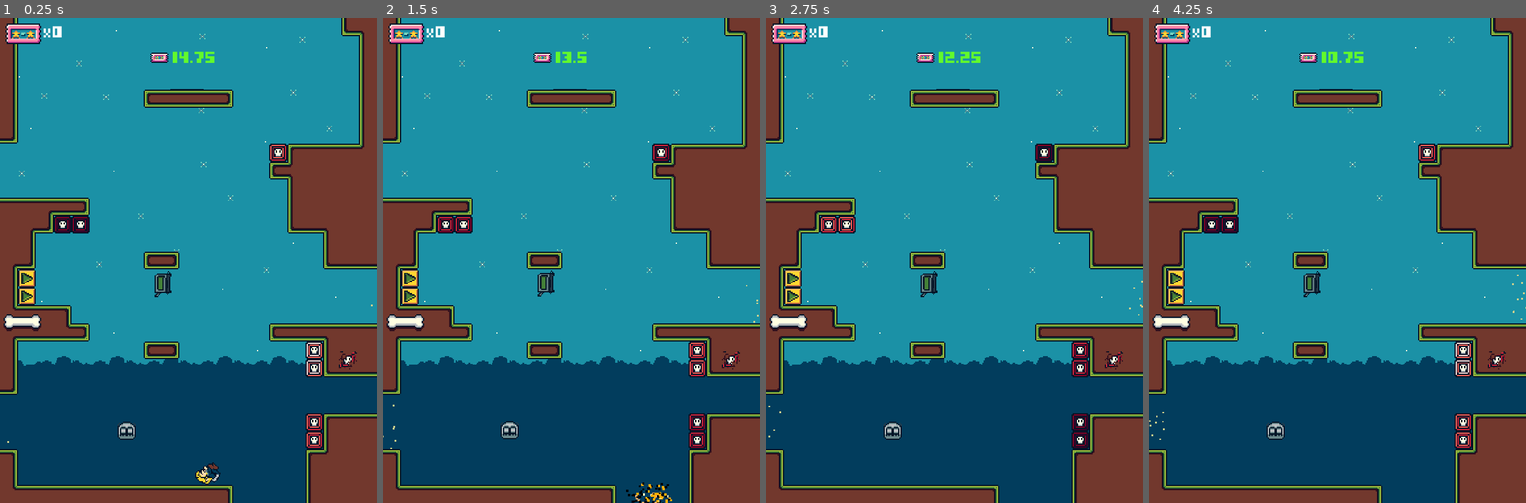
Above: before the commit, frames 1-4 (left to right).
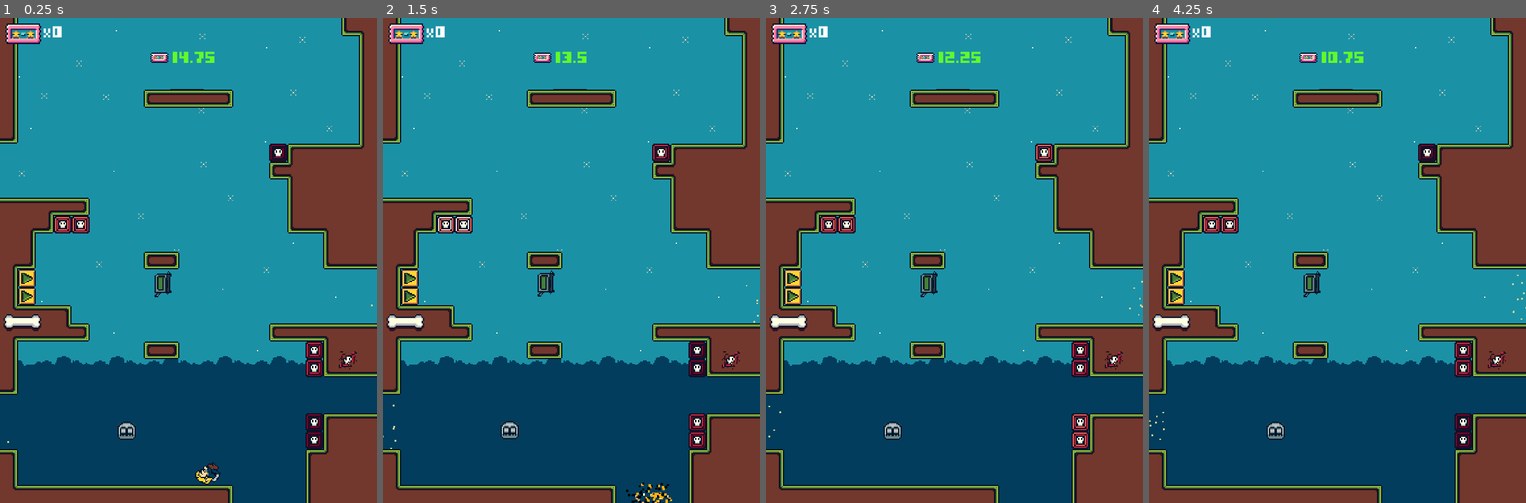
Above: after the commit, the same moments.

Repository: LateLearnerDev/Clamber
Game: Godot game, scene res://Levels/TestLevel.tscn
The game is run twice, just before and just after one commit, with the same random seed, the same clock (stepped at 60 frames per second) and the same inputs.
Inputs:
- Up to frame 1 (0.25 s): no input
- Up to frame 2 (1.5 s): tap Enter (ui_accept) at 0.5 s; hold Enter (ui_accept) 0.53-1.28 s; hold Right (ui_right) from 0.53 s (still down); tap R (rocket) at 1.35 s
- Up to frame 3 (2.75 s): tap Enter (ui_accept) at 1.52, 1.55, 1.82 s; release Right (ui_right) at 2.03 s; hold Left (ui_left) from 2.03 s (still down); hold Enter (ui_accept) from 2.03 s (still down); tap Q (shoot) at 2.1 s
- Up to frame 4 (4.25 s): release Left (ui_left) at 2.78 s; release Enter (ui_accept) at 2.78 s; hold Right (ui_right) from 2.78 s (still down); tap Enter (ui_accept) at 2.85, 3.02, 3.32, 3.77, 3.8, 4.07 s; hold R (rocket) from 3.53 s (still down)

The runs differ from the first frame. In frame 1, 0.4% of the frame differs, in the area x 14-86%, y 26-89%; in frame 2, 0.2%; in frame 3, 0.2%; in frame 4, 0.4%.

Commit message:
Fixed hanging issue
(probably badly)

Diff:
--- a/Clamber/Levels/TestLevel.tscn
+++ b/Clamber/Levels/TestLevel.tscn
@@ -83,43 +83,37 @@
 position = Vector2( 280, 304 )
 
 [node name="AnimatedSprite" parent="DeathBlock" index="0"]
-frame = 0
+frame = 2
 
 [node name="DeathBlock2" parent="." instance=ExtResource( 17 )]
 position = Vector2( 280, 320 )
 
 [node name="AnimatedSprite" parent="DeathBlock2" index="0"]
-frame = 0
+frame = 2
 
 [node name="DeathBlock3" parent="." instance=ExtResource( 17 )]
 position = Vector2( 280, 368 )
 
 [node name="AnimatedSprite" parent="DeathBlock3" index="0"]
-frame = 1
+frame = 3
 
 [node name="DeathBlock4" parent="." instance=ExtResource( 17 )]
 position = Vector2( 280, 384 )
 
 [node name="AnimatedSprite" parent="DeathBlock4" index="0"]
-frame = 1
+frame = 3
 
 [node name="DeathBlock7" parent="." instance=ExtResource( 17 )]
 position = Vector2( 248, 128 )
 
 [node name="AnimatedSprite" parent="DeathBlock7" index="0"]
-frame = 1
+frame = 3
 
 [node name="DeathBlock9" parent="." instance=ExtResource( 17 )]
 position = Vector2( 56, 192 )
 
-[node name="AnimatedSprite" parent="DeathBlock9" index="0"]
-frame = 3
-
 [node name="DeathBlock10" parent="." instance=ExtResource( 17 )]
 position = Vector2( 72, 192 )
-
-[node name="AnimatedSprite" parent="DeathBlock10" index="0"]
-frame = 3
 
 [node name="BounceBackTile" parent="." instance=ExtResource( 18 )]
 position = Vector2( 24, 240 )
--- a/Clamber/Scenes/Character/Character.gd
+++ b/Clamber/Scenes/Character/Character.gd
@@ -3,14 +3,15 @@
 
 export var is_facing_right := true
 
+var _is_hanging := false
 var _is_jumping := false
 var _velocity := Vector2.ZERO
 onready var sprite := $Sprite as Sprite
 
 
 func _physics_process(delta: float) -> void:
-	var snap := Vector2.DOWN * 32 if !_is_jumping else Vector2.ZERO
-	_velocity.y += Globals.DEFAULT_GRAVITY * delta
+	var snap := Vector2.DOWN * 8 if !_is_jumping else Vector2.ZERO
+	_velocity.y += Globals.DEFAULT_GRAVITY if !_is_hanging else 0
 	_velocity = move_and_slide_with_snap(_velocity, snap, Vector2.UP)
 
 
@@ -50,6 +51,9 @@
 	else:
 		sprite.flip_h = direction < 0
 
+func set_is_hanging(is_hanging: bool) -> void:
+	_is_hanging = is_hanging
+
 
 func stop_moving() -> void:
 	_velocity = Vector2.ZERO
--- a/Clamber/Scenes/Managers/PlayerManager/PlayerManager.gd
+++ b/Clamber/Scenes/Managers/PlayerManager/PlayerManager.gd
@@ -41,6 +41,8 @@
 
 
 func _physics_process(_delta: float) -> void:
+	# This is a crap way of making sure the player hangs, it is immediately overwritten when hanging
+	player_character.set_is_hanging(false)
 	camera.move(player_character.position)
 	if _is_unput_locked:
 		return
@@ -76,6 +78,7 @@
 	if _is_hanging and Input.is_action_pressed("ui_accept"):
 		character_animation.hang(x_input)
 		player_character.hang(x_input)
+		player_character.set_is_hanging(true)
 
 	if Input.is_action_pressed("rocket") and rocket_pack and !rocket_pack.is_empty():
 		character_animation.rocket()
--- a/Clamber/Utils/Globals.gd
+++ b/Clamber/Utils/Globals.gd
@@ -2,7 +2,7 @@
 
 const TILE_SIZE := 16
 const GAME_RESOLUTION_X := 336
-const DEFAULT_GRAVITY := 600
+const DEFAULT_GRAVITY := 10
 
 const RED := "#b14156"
 const GREEN := "#48d150"
